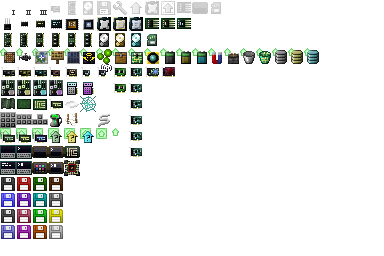
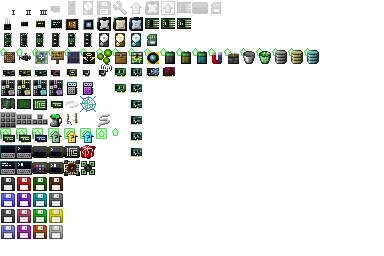
Comparing the layer stacks of the two w=384, h=256 images. Changes:
painted on "items" (2nd of 2, in "items") over [80, 145, 96, 175]
